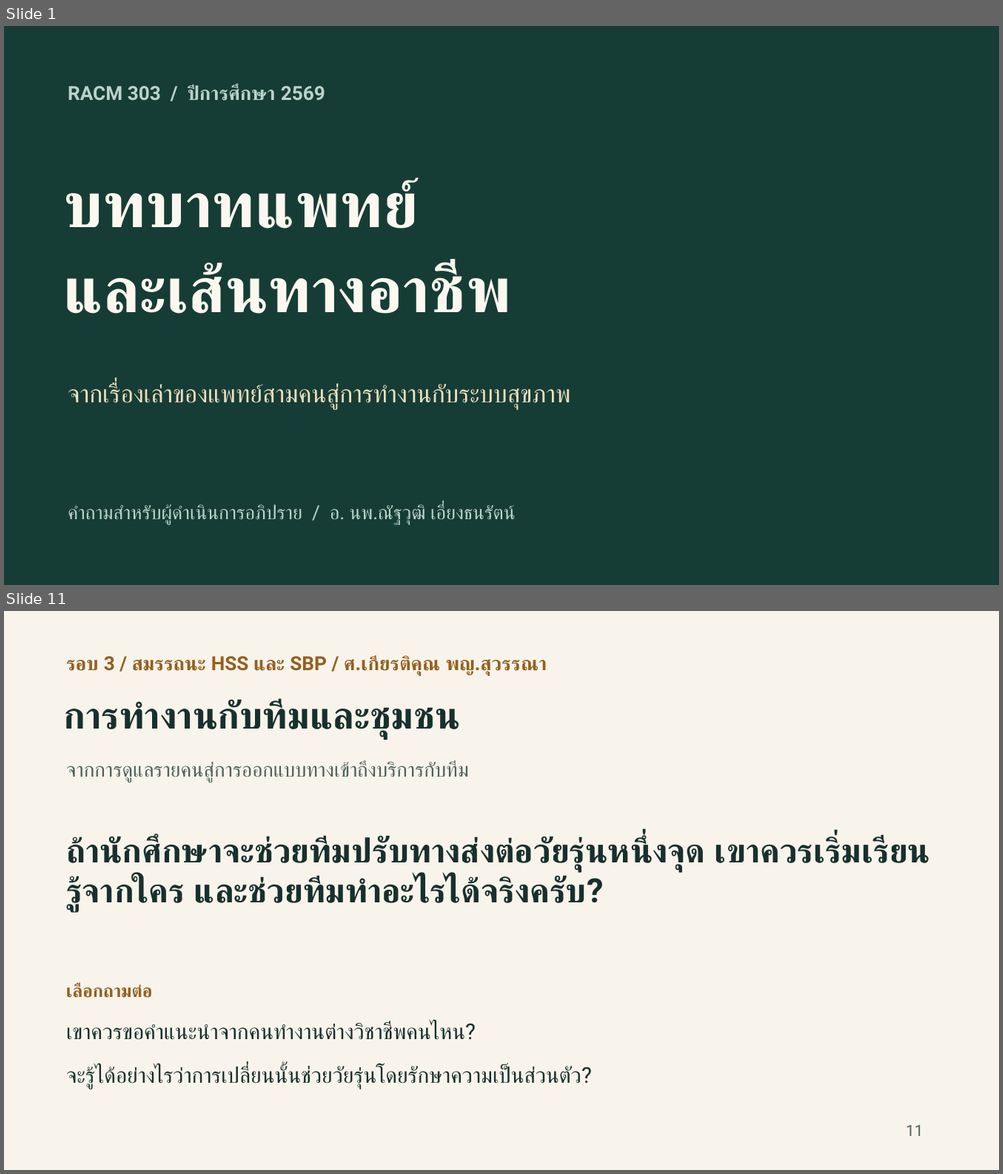
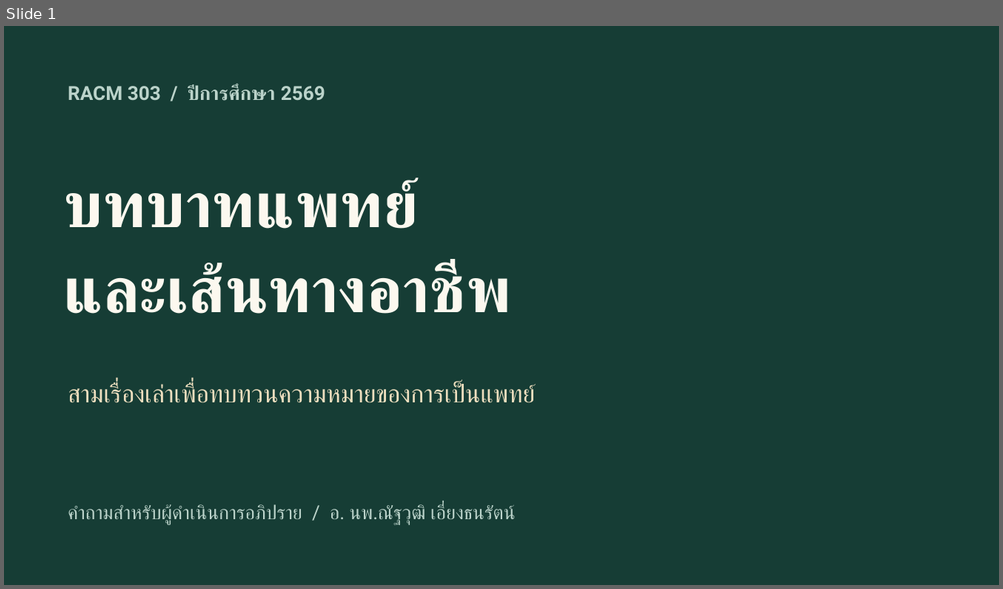
Before and after one commit to smartwoo/racm303-2569-faculty-member, a slide deck: exports/pptx/RACM303_2569_Physician_Roles_Moderator.pptx. Shown one above the other, each under a label of ours: slides 1 and 11 before the commit, slide 1 after it; the slides between them are not shown. The pictures are 1003x1174 and 1003x589 pixels, drawn with LibreOffice and Linux fonts; fonts in the diff are those of the drawing. Boxes give left, top, right and bottom in pixels: in the first picture for what was removed or moved away, otherwise in the second. Text is boxed around its words. In the diff, an @@ line names an element or a change of style, - is before the commit and + after.

```diff
--- a/exports/pptx/RACM303_2569_Physician_Roles_Moderator.pptx
+++ b/exports/pptx/RACM303_2569_Physician_Roles_Moderator.pptx
@@ slide 11 removed at [4,611,999,1170], background #F8F4EB @@
@@ text removed at [66,655,547,675] @@
-รอบ 3 / สมรรถนะ HSS และ SBP / ศ.เกียรติคุณ พญ.สุวรรณา
@@ text removed at [64,700,460,738] @@
-การทำงานกับทีมและชุมชน
@@ text removed at [66,761,469,783] @@
-จากการดูแลรายคนสู่การออกแบบทางเข้าถึงบริการกับทีม
@@ text removed at [66,836,930,912] @@
-ถ้านักศึกษาจะช่วยทีมปรับทางส่งต่อวัยรุ่นหนึ่งจุด เขาควรเริ่มเรียนรู้จากใคร และช่วยทีมทำอะไรได้จริงครับ?
@@ text removed at [66,983,153,998] @@
-เลือกถามต่อ
@@ text removed at [66,1022,475,1040] @@
-เขาควรขอคำแนะนำจากคนทำงานต่างวิชาชีพคนไหน?
@@ text removed at [66,1066,592,1089] @@
-จะรู้ได้อย่างไรว่าการเปลี่ยนนั้นช่วยวัยรุ่นโดยรักษาความเป็นส่วนตัว?
@@ text removed at [905,1125,923,1136] @@
-11
@@ slide 1 changed as well @@
@@ text at [68,383,535,403]: text changed @@
-จากเรื่องเล่าของแพทย์สามคนสู่การทำงานกับระบบสุขภาพ
+สามเรื่องเล่าเพื่อทบทวนความหมายของการเป็นแพทย์
```
Also in this commit, not shown: 4 other slides changed, 15 slides added, 10 other slides removed.
